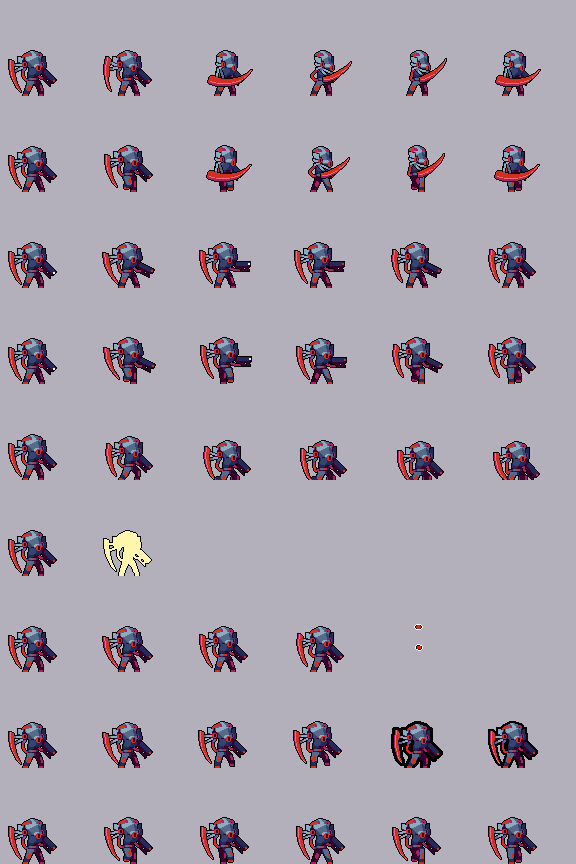
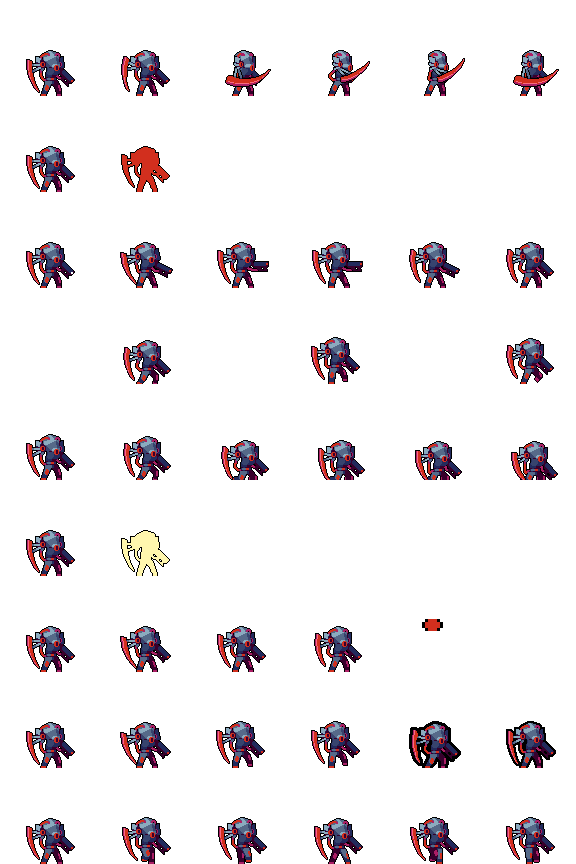
Revision of a layered w=576, h=864 image; what changed, layer by layer:
moved "Highlights" (21st of 41, in "Hurt" › "2") into group "2", painted on it over left=122, top=146, right=539, bottom=576
moved "Outline_stroke" (21st of 41, in "Hurt" › "2") into group "2", painted on it over left=121, top=145, right=540, bottom=576
moved "Highlights" (22nd of 41, in "Hurt" › "1") into group "1", painted on it over left=28, top=146, right=444, bottom=572
moved "Midtones" (20th of 39, in "Hurt" › "1") into group "1", painted on it over left=28, top=146, right=538, bottom=576
moved "Shadows" (20th of 39, in "Hurt" › "1") into group "1", painted on it over left=27, top=148, right=537, bottom=576
moved "Deep_shadows" (20th of 39, in "Hurt" › "1") into group "1", painted on it over left=32, top=151, right=528, bottom=574
moved "Outline_stroke" (22nd of 41, in "Hurt" › "1") into group "1", painted on it over left=26, top=145, right=445, bottom=576
moved "Midtones" (21st of 39, in "2") into group "2", painted on it over left=125, top=146, right=444, bottom=384
moved "Shadows" (21st of 39, in "2") into group "2", painted on it over left=124, top=148, right=441, bottom=384
moved "Highlights" (25th of 41, in "6") into group "6", painted on it over left=106, top=146, right=537, bottom=378
moved "Midtones" (23rd of 39, in "6") into group "6", painted on it over left=207, top=146, right=552, bottom=384
moved "Shadows" (23rd of 39, in "6") into group "6", painted on it over left=207, top=148, right=542, bottom=382
moved "Deep_shadows" (23rd of 39, in "6") into group "6", painted on it over left=216, top=151, right=553, bottom=382
moved "Outline_stroke" (25th of 41, in "6") into group "6", painted on it over left=104, top=145, right=554, bottom=384
renamed "Back" to "Paint Layer 1", painted on it over left=0, top=0, right=576, bottom=864
…and 246 more changes (1 added, 175 moved_by, 10 painted, 55 removed, 10 stack)
